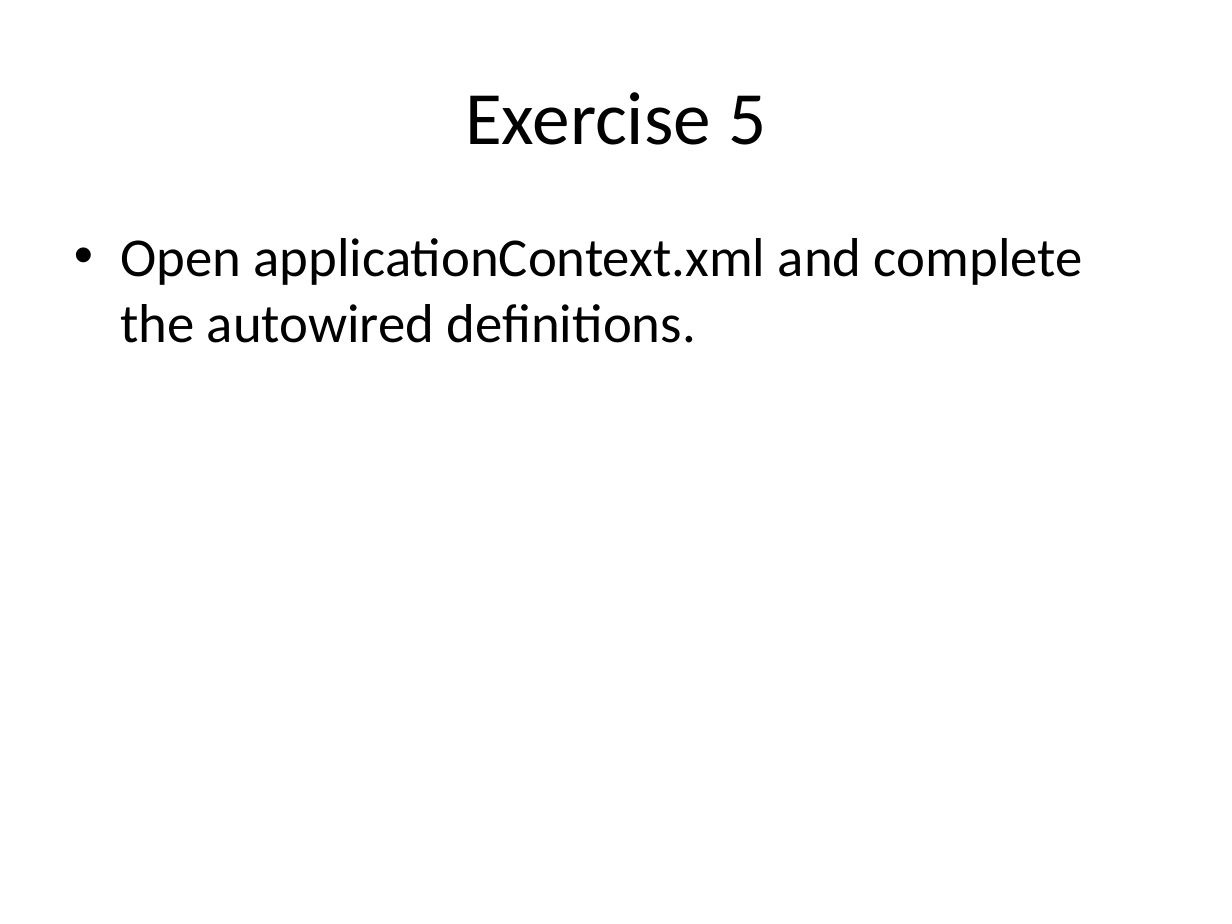
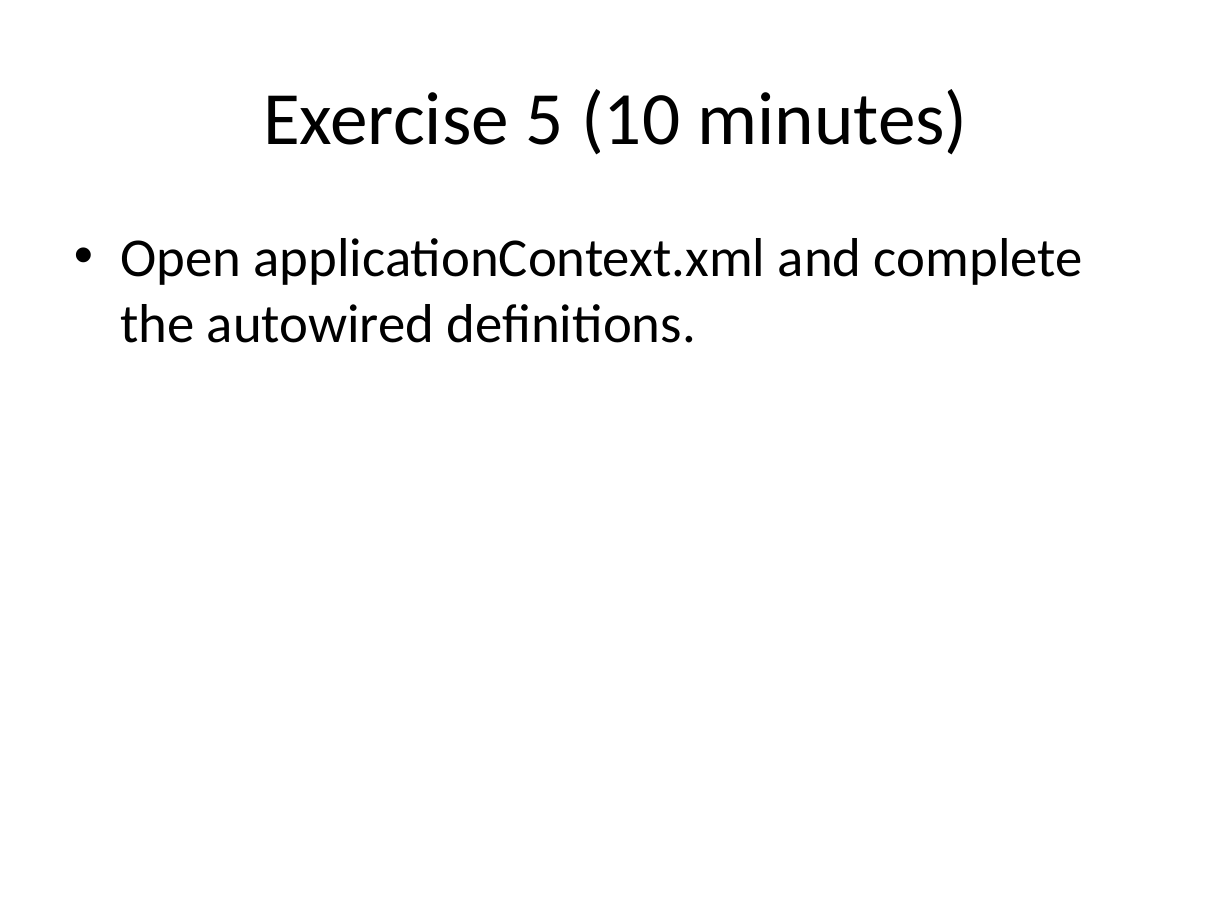
Before and after one commit to tonybaines/spring-hibernate, a slide deck: slide 12 of Spring + Hibernate.pptx. Drawn at 1232x924 pixels with LibreOffice and Linux fonts; fonts in the diff are those of the drawing. Boxes give left, top, right and bottom in pixels: in the first picture for what was removed or moved away, otherwise in the second. Text is boxed around its words. In the diff, an @@ line names an element or a change of style, - is before the commit and + after.

```diff
--- a/Spring + Hibernate.pptx
+++ b/Spring + Hibernate.pptx
@@ title at [263,89,967,155]: text changed @@
-Exercise 5
+Exercise 5 (10 minutes)
```
Also in this commit, not shown: 7 other slides changed, 12 other files.
